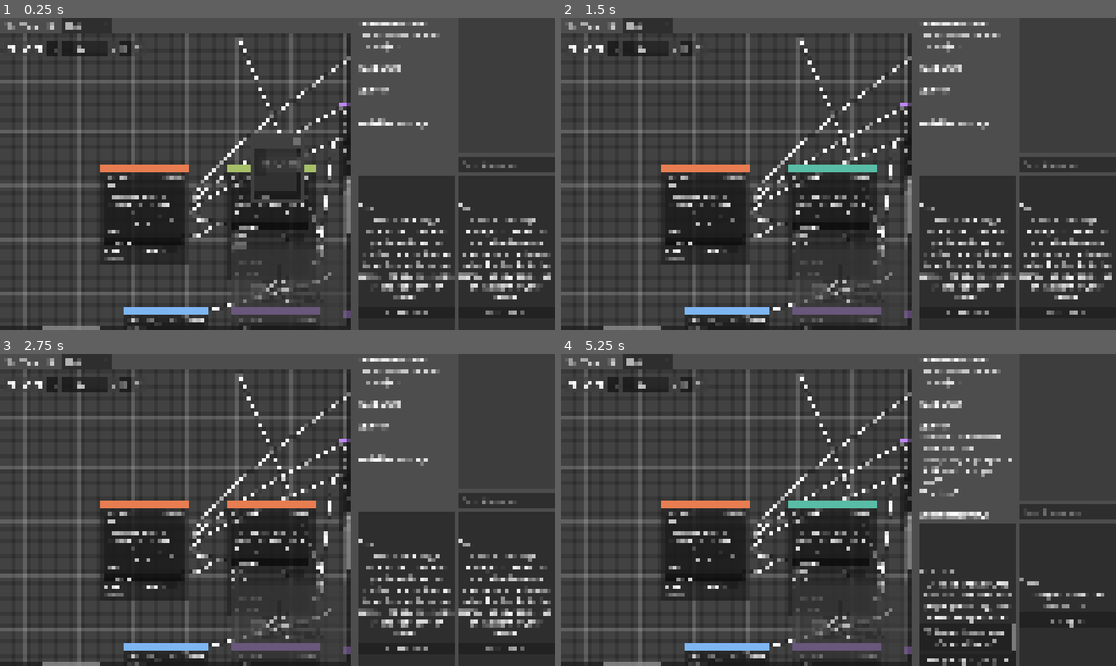
Above: before the commit, frames 1-4 (two rows, left to right).
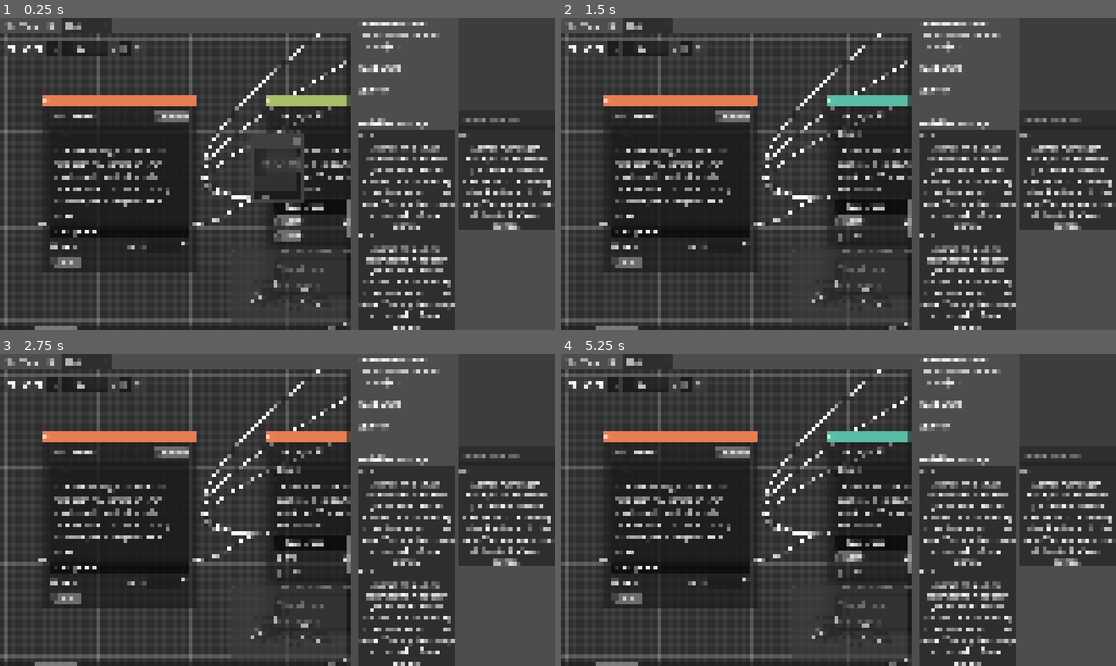
Above: after the commit, the same moments.

Repository: Roboticy3/Louder
Game: Godot game, scene res://proto_simulator/proto_simulator_wrapper.tscn
Two runs of this game, one before a commit and one after it. Both use one fixed random seed, a clock stepped at 60 frames per second and the inputs below.
Inputs (mouse positions are in pixels of both pictures, inside the frame that each line leads up to):
- Up to frame 1 (0.25 s): no input
- Up to frame 2 (1.5 s): click (921, 227) at 0.52 s; type "Alex" at 0.6 s; click "Auto" at 1.25 s
- Up to frame 3 (2.75 s): click "Start" at 2 s
- Up to frame 4 (5.25 s): click "Start" at 2.75 s; click "CONTINUE" at 3.5 s; click (966, 637) at 4.25 s, where only the run before the commit has a clickable "'Knight Freya of the Ancient …"; click "CONTINUE" at 5 s

The runs differ from the first frame. In frame 1, 33% of the frame differs, in the area x 0-100%, y 4-100%; in frame 2, 34%; in frame 3, 34%; in frame 4, 35%.

Commit message:
fix choice visibility bug

Diff:
--- a/editor/demos/conversations/birds.json
+++ b/editor/demos/conversations/birds.json
@@ -51,7 +51,7 @@
 		"conversation_id": "11",
 		"position_offset:x": "340.0",
 		"position_offset:y": "-260.0",
-		"speaker": "nspiration",
+		"speaker": "Inspiration",
 		"statements": "trigger(\"Bird\")",
 		"text": "Inside that cage, is a bird.",
 		"type": "hub"
@@ -309,6 +309,7 @@
 		"conversation_id": "45",
 		"position_offset:x": "3960.0",
 		"position_offset:y": "620.0",
+		"speaker": "Inspiration",
 		"type": "hub"
 	},
 	{
@@ -400,7 +401,6 @@
 		"position_offset:x": "-120.0",
 		"position_offset:y": "100.0",
 		"speaker": "Cage",
-		"start": true,
 		"statements": "trigger(\"Cage\")",
 		"text": "Inside me, is a cage.",
 		"type": "hub"
@@ -549,6 +549,15 @@
 		"type": "hub"
 	},
 	{
+		"conversation_id": "73",
+		"position_offset:x": "-720.0",
+		"position_offset:y": "140.0",
+		"speaker": "Dreamer",
+		"start": true,
+		"text": "Hello?",
+		"type": "hub"
+	},
+	{
 		"from_choice": "What's inside the cage?",
 		"from_id": "56",
 		"to_id": "11",
@@ -1005,9 +1014,15 @@
 		"type": "connection"
 	},
 	{
-		"position:x": "278.282867431641",
-		"position:y": "-10.7616577148438",
+		"from_choice": "",
+		"from_id": "73",
+		"to_id": "56",
+		"type": "connection"
+	},
+	{
+		"position:x": "89.8729553222656",
+		"position:y": "-548.883666992188",
 		"type": "camera",
-		"zoom": "0.80288791656494"
+		"zoom": "1.42236518859863"
 	}
 ]
--- a/editor/demos/conversations/cordon.json
+++ b/editor/demos/conversations/cordon.json
@@ -38,28 +38,6 @@
 		"position_offset:y": "-160.0",
 		"speaker": "Structure",
 		"text": "Good. They know who you are. They have had proper processing. Now they can be processed.",
-		"type": "hub"
-	},
-	{
-		"auto": true,
-		"conversation_id": "85",
-		"dice_level": "10.0",
-		"dice_skill": "Volition",
-		"position_offset:x": "4060.0",
-		"position_offset:y": "320.0",
-		"speaker": "Freya",
-		"type": "hub"
-	},
-	{
-		"choices": [
-			"(Flare your gills)",
-			"(Leave it be)"
-		],
-		"conversation_id": "87",
-		"position_offset:x": "4080.0",
-		"position_offset:y": "700.0",
-		"speaker": "Rhythm",
-		"text": "Her official stance and tone are inherently less interesting than the fish man standing behind the children.",
 		"type": "hub"
 	},
 	{
@@ -221,15 +199,6 @@
 		"type": "hub"
 	},
 	{
-		"conversation_id": "113",
-		"position_offset:x": "4520.0",
-		"position_offset:y": "340.0",
-		"speaker": "Fosser",
-		"statements": "fosser_main = 100",
-		"text": "Fosser complies to the knight's command, but Fica is staying behind her rock.",
-		"type": "hub"
-	},
-	{
 		"conversation_id": "114",
 		"position_offset:x": "1760.0",
 		"position_offset:y": "680.0",
@@ -287,7 +256,7 @@
 		"conversation_id": "121",
 		"position_offset:x": "2780.0",
 		"position_offset:y": "260.0",
-		"speaker": "eath",
+		"speaker": "Death",
 		"text": "A suspicious fish-man has appeared behind the children. He looks poor and scared, and is also in the restricted area. Change of directive- get the kids out, anywhere other than here. Then investigate this *outlier*.",
 		"type": "hub"
 	},
@@ -302,17 +271,6 @@
 		"position_offset:y": "1020.0",
 		"speaker": "Future",
 		"text": "You look like you're in trouble. Get out of here.",
-		"type": "hub"
-	},
-	{
-		"auto": true,
-		"choices": [
-			"(Choice 0)",
-			"(Choice 1)"
-		],
-		"conversation_id": "123",
-		"position_offset:x": "3640.0",
-		"position_offset:y": "540.0",
 		"type": "hub"
 	},
 	{
@@ -359,6 +317,27 @@
 		"type": "hub"
 	},
 	{
+		"choices": [
+			"(Flare your gills)",
+			"(Leave it be)"
+		],
+		"conversation_id": "87",
+		"position_offset:x": "4000.0",
+		"position_offset:y": "500.0",
+		"speaker": "Rhythm",
+		"text": "Her official stance and tone are inherently less interesting than the fish man standing behind the children.",
+		"type": "hub"
+	},
+	{
+		"conversation_id": "113",
+		"position_offset:x": "4540.0",
+		"position_offset:y": "280.0",
+		"speaker": "Fosser",
+		"statements": "fosser_main = 100",
+		"text": "Fosser complies to the knight's command, but Fica is staying behind her rock.",
+		"type": "hub"
+	},
+	{
 		"from_choice": "\"Knight Freya of the Ancient Oak.\"",
 		"from_id": "65",
 		"to_id": "117",
@@ -407,24 +386,6 @@
 		"type": "connection"
 	},
 	{
-		"from_choice": "",
-		"from_id": "85",
-		"to_id": "113",
-		"type": "connection"
-	},
-	{
-		"from_choice": "(Choice 0)",
-		"from_id": "123",
-		"to_id": "85",
-		"type": "connection"
-	},
-	{
-		"from_choice": "(Choice 1)",
-		"from_id": "123",
-		"to_id": "87",
-		"type": "connection"
-	},
-	{
 		"from_choice": "(Leave it be)",
 		"from_id": "87",
 		"to_id": "113",
@@ -581,12 +542,6 @@
 		"type": "connection"
 	},
 	{
-		"from_choice": "",
-		"from_id": "124",
-		"to_id": "123",
-		"type": "connection"
-	},
-	{
 		"from_choice": "(Choice 0)",
 		"from_id": "99",
 		"to_id": "127",
@@ -605,9 +560,15 @@
 		"type": "connection"
 	},
 	{
-		"position:x": "846.22119140625",
-		"position:y": "-120.012390136719",
+		"from_choice": "",
+		"from_id": "124",
+		"to_id": "87",
+		"type": "connection"
+	},
+	{
+		"position:x": "4372.88037109375",
+		"position:y": "77.29931640625",
 		"type": "camera",
-		"zoom": "0.54838281869888"
+		"zoom": "0.97149366140366"
 	}
 ]
--- a/editor/demos/speakers/test.json
+++ b/editor/demos/speakers/test.json
@@ -6,7 +6,6 @@
 		"position_offset:x": "21.9446563720703",
 		"position_offset:y": "-108.527931213379",
 		"public": false,
-		"relationships": [],
 		"speaker": "Heart",
 		"type": "speaker"
 	},
@@ -17,7 +16,6 @@
 		"position_offset:x": "20.0",
 		"position_offset:y": "80.0",
 		"public": false,
-		"relationships": [],
 		"speaker": "Stars",
 		"type": "speaker"
 	},
@@ -28,7 +26,6 @@
 		"position_offset:x": "20.0",
 		"position_offset:y": "260.0",
 		"public": false,
-		"relationships": [],
 		"speaker": "Planets",
 		"type": "speaker"
 	},
@@ -39,7 +36,6 @@
 		"position_offset:x": "20.0",
 		"position_offset:y": "440.0",
 		"public": false,
-		"relationships": [],
 		"speaker": "Memory",
 		"type": "speaker"
 	},
@@ -50,7 +46,6 @@
 		"position_offset:x": "20.0",
 		"position_offset:y": "640.0",
 		"public": false,
-		"relationships": [],
 		"speaker": "Rhythm",
 		"type": "speaker"
 	},
@@ -61,7 +56,6 @@
 		"position_offset:x": "-660.0",
 		"position_offset:y": "-520.0",
 		"public": true,
-		"relationships": [],
 		"speaker": "Fosser",
 		"type": "speaker"
 	},
@@ -72,7 +66,6 @@
 		"position_offset:x": "20.0",
 		"position_offset:y": "-300.0",
 		"public": true,
-		"relationships": [],
 		"speaker": "Benjamin",
 		"type": "speaker"
 	},
@@ -92,7 +85,6 @@
 		"position_offset:x": "-420.0",
 		"position_offset:y": "640.0",
 		"public": false,
-		"relationships": [],
 		"speaker": "Life",
 		"type": "speaker"
 	},
@@ -103,7 +95,6 @@
 		"position_offset:x": "-420.0",
 		"position_offset:y": "440.0",
 		"public": false,
-		"relationships": [],
 		"speaker": "Strategy",
 		"type": "speaker"
 	},
@@ -114,7 +105,6 @@
 		"position_offset:x": "-420.0",
 		"position_offset:y": "260.0",
 		"public": false,
-		"relationships": [],
 		"speaker": "Sight",
 		"type": "speaker"
 	},
@@ -125,7 +115,6 @@
 		"position_offset:x": "-420.0",
 		"position_offset:y": "80.0",
 		"public": false,
-		"relationships": [],
 		"speaker": "Structure",
 		"type": "speaker"
 	},
@@ -136,7 +125,6 @@
 		"position_offset:x": "-420.0",
 		"position_offset:y": "-120.0",
 		"public": false,
-		"relationships": [],
 		"speaker": "Volition",
 		"type": "speaker"
 	},
@@ -147,7 +135,6 @@
 		"position_offset:x": "-420.0",
 		"position_offset:y": "-300.0",
 		"public": true,
-		"relationships": [],
 		"speaker": "Freya",
 		"type": "speaker"
 	},
@@ -158,7 +145,6 @@
 		"position_offset:x": "20.0",
 		"position_offset:y": "820.0",
 		"public": false,
-		"relationships": [],
 		"speaker": "Future",
 		"type": "speaker"
 	},
@@ -169,7 +155,6 @@
 		"position_offset:x": "-420.0",
 		"position_offset:y": "820.0",
 		"public": false,
-		"relationships": [],
 		"speaker": "Death",
 		"type": "speaker"
 	},
@@ -180,7 +165,6 @@
 		"position_offset:x": "-840.0",
 		"position_offset:y": "-300.0",
 		"public": true,
-		"relationships": [],
 		"speaker": "Geno",
 		"type": "speaker"
 	},
@@ -191,7 +175,6 @@
 		"position_offset:x": "-840.0",
 		"position_offset:y": "-120.0",
 		"public": false,
-		"relationships": [],
 		"speaker": "Cage",
 		"type": "speaker"
 	},
@@ -202,7 +185,6 @@
 		"position_offset:x": "-840.0",
 		"position_offset:y": "80.0",
 		"public": false,
-		"relationships": [],
 		"speaker": "Good",
 		"type": "speaker"
 	},
@@ -213,7 +195,6 @@
 		"position_offset:x": "-840.0",
 		"position_offset:y": "280.0",
 		"public": false,
-		"relationships": [],
 		"speaker": "Inspiration",
 		"type": "speaker"
 	},
@@ -224,7 +205,6 @@
 		"position_offset:x": "-840.0",
 		"position_offset:y": "480.0",
 		"public": false,
-		"relationships": [],
 		"speaker": "Rhetoric",
 		"type": "speaker"
 	},
@@ -235,7 +215,6 @@
 		"position_offset:x": "-840.0",
 		"position_offset:y": "660.0",
 		"public": false,
-		"relationships": [],
 		"speaker": "Speed",
 		"type": "speaker"
 	},
@@ -246,7 +225,6 @@
 		"position_offset:x": "-840.0",
 		"position_offset:y": "840.0",
 		"public": false,
-		"relationships": [],
 		"speaker": "Evil",
 		"type": "speaker"
 	},
--- a/editor/proto_simulator/proto_simulator_wrapper.tscn
+++ b/editor/proto_simulator/proto_simulator_wrapper.tscn
@@ -94,9 +94,11 @@
 [node name="Control" parent="CanvasLayer/HSplitContainer/Grid/Panel" unique_id=644629500 node_paths=PackedStringArray("simulator", "config") groups=["conversation_changed_listener"] instance=ExtResource("4_hwksk")]
 layout_mode = 1
 size_flags_horizontal = 3
+group = null
 simulator = NodePath("../../../../../PSSimulator")
 config = NodePath("../../../../../PSConfig")
 my_speakers = PackedStringArray("Freya", "Volition", "Structure", "Sight", "Strategy", "Life", "Death")
+mute = null
 
 [node name="Panel2" type="Panel" parent="CanvasLayer/HSplitContainer/Grid" unique_id=934824621]
 layout_mode = 2
@@ -106,9 +108,25 @@
 [node name="Control" parent="CanvasLayer/HSplitContainer/Grid/Panel2" unique_id=1827982243 node_paths=PackedStringArray("simulator", "config") groups=["conversation_changed_listener"] instance=ExtResource("4_hwksk")]
 layout_mode = 1
 size_flags_horizontal = 3
+group = null
 simulator = NodePath("../../../../../PSSimulator")
 config = NodePath("../../../../../PSConfig")
 my_speakers = PackedStringArray("Benjamin", "Heart", "Stars", "Planets", "Memory", "Rhythm", "Future")
+mute = null
+
+[node name="Panel3" type="Panel" parent="CanvasLayer/HSplitContainer/Grid" unique_id=839495634]
+layout_mode = 2
+size_flags_horizontal = 3
+size_flags_vertical = 3
+
+[node name="Control" parent="CanvasLayer/HSplitContainer/Grid/Panel3" unique_id=2077459092 node_paths=PackedStringArray("simulator", "config") groups=["conversation_changed_listener"] instance=ExtResource("4_hwksk")]
+layout_mode = 1
+size_flags_horizontal = 3
+group = null
+simulator = NodePath("../../../../../PSSimulator")
+config = NodePath("../../../../../PSConfig")
+my_speakers = PackedStringArray("Geno", "Cage", "Good", "Inspiration", "Rhetoric", "Speed", "Evil")
+mute = null
 
 [connection signal="request_change_conversation" from="CanvasLayer/HSplitContainer/Grid/Control/VBoxContainer/CodeEdit2" to="PSConversationLoader" method="_on_file_selected"]
 
--- a/editor/proto_simulator/ps_conversation_view.gd
+++ b/editor/proto_simulator/ps_conversation_view.gd
@@ -39,13 +39,13 @@
 		push_error("Updated PSConversationView ", self, " with no simulator.")
 		return
 
-	var update_text := _filter_visible_node(simulator.get_position())
+	var text_visible := _filter_visible_node(simulator.get_position())
 
 	for component in _components:
-		if update_text && component is RichTextLabel:
+		if text_visible && component is RichTextLabel:
 			component.text = simulator.get_current_property(component.name)
 		elif component is PSChoicesContainer:
-			component.set_choices(simulator.list_choices(_filter_valid_choice))
+			component.set_choices(simulator.list_choices(_filter_valid_choice) if text_visible else [])
 
 
 #Asynchronous Multiple Speakers
--- a/editor/proto_simulator/ps_debug_info.gd
+++ b/editor/proto_simulator/ps_debug_info.gd
@@ -35,4 +35,14 @@
 		for key in simulator.state.variables:
 			vars.append("%s = %s" % [key, str(simulator.state.scope._get(key))])
 		parts.append("[b]Variables:[/b]\n%s" % "\n".join(vars) if vars.size() else "[b]Variables:[/b] (empty)")
+	if !simulator.recessive.is_empty():
+		var entries: PackedStringArray = []
+		for key in simulator.recessive:
+			entries.append("%s = %s" % [key, str(simulator.recessive[key])])
+		parts.append("[b]Recessive:[/b]\n%s" % "\n".join(entries))
+	if !simulator.dominant.is_empty():
+		var entries: PackedStringArray = []
+		for key in simulator.dominant:
+			entries.append("%s = %s" % [key, str(simulator.dominant[key])])
+		parts.append("[b]Dominant:[/b]\n%s" % "\n".join(entries))
 	text = "\n\n".join(parts)
--- a/editor/proto_simulator/ps_simulator.gd
+++ b/editor/proto_simulator/ps_simulator.gd
@@ -23,6 +23,8 @@
 @export var reset_state_on_ready := false
 @export var state:PSConversationState
 var e := Expression.new()
+var recessive := {}
+var dominant := {}
 
 ### Getters
 ## These functions do not change the state of the simulator.
@@ -67,6 +69,8 @@
 ## called externally.
 
 func _ready():
+	recessive = {}
+	dominant = {}
 	if reset_state_on_ready:
 		_reset_state()
 	var c := PSConversation.new()
@@ -130,10 +134,10 @@
 			return false
 	return true
 
-func _evaluate_hub(h:Dictionary, recessive:={}, dominant:={}) -> void:
+func _evaluate_hub(h:Dictionary) -> void:
 	_evaluate_hub_expressions(h)
 	_evaluate_dice_checks(h)
-	if !recessive.is_empty():
+	if !recessive.is_empty() && !is_auto():
 		h.merge(recessive)
 	if !dominant.is_empty():
 		h.merge(dominant, true)
@@ -218,7 +222,9 @@
 ## enabled, traversal will continue recursively until a non-auto node is
 ## reached.
 signal choice_made()
-func traverse(choice_text: String, filter=null, recessive:={}, dominant:={}) -> bool:
+func traverse(choice_text: String, filter=null) -> bool:
+	recessive = {}
+	dominant = {}
 	var choice = null
 	for c in conversation.get_connections_from(position):
 		if str(c.get(CON_FCHC, "")) == choice_text:
@@ -230,39 +236,39 @@
 		return false
 
 	recessive[HUB_TXTC] = choice.get(CON_FCHC)
-	var w := warp(int(choice.get(CON_TOID, "")), recessive, dominant)
+	var w := warp(int(choice.get(CON_TOID, "")))
 	if w && is_auto():
-		_fill_dominant_on_auto(dominant)
-		return traverse_index(0,filter,recessive, dominant)
+		_fill_dominant_on_auto()
+		return traverse_index(0,filter)
 
 	choice_made.emit()
 	return w
 
-func traverse_index(i: int, filter=null, recessive:={}, dominant:={}) -> bool:
+func traverse_index(i: int, filter=null) -> bool:
 	var choices := list_choices(filter)
 	if i < 0 or i >= choices.size():
 		push_error("Traversed to choice index out of bounds: ", i)
 		return false
 
 	recessive[HUB_TXTC] = choices[i].get(CON_FCHC)
-	var w := warp(int(choices[i].get(CON_TOID, "")), recessive, dominant)
+	var w := warp(int(choices[i].get(CON_TOID, "")))
 	if w && is_auto():
-		_fill_dominant_on_auto(dominant)
-		return traverse_index(0, filter, recessive, dominant)
+		_fill_dominant_on_auto()
+		return traverse_index(0, filter)
 
 	choice_made.emit()
 	return w
 
-func warp(new_position:=position, recessive:={}, dominant:={}) -> bool:
+func warp(new_position:=position) -> bool:
 	if new_position in conversation.hubs_by_id:
 		position = new_position
-		_evaluate_hub(conversation.hubs_by_id[position], recessive, dominant)
+		_evaluate_hub(conversation.hubs_by_id[position])
 		state._on_traverse(position)
 		return true
 	push_error("Warped to nonexistent location: ", new_position)
 	return false
 
-func _fill_dominant_on_auto(dominant:Dictionary):
+func _fill_dominant_on_auto():
 	var w_txtc = get_current_property(HUB_TXTC)
 	if w_txtc:
 		dominant[HUB_TXTC] = w_txtc
